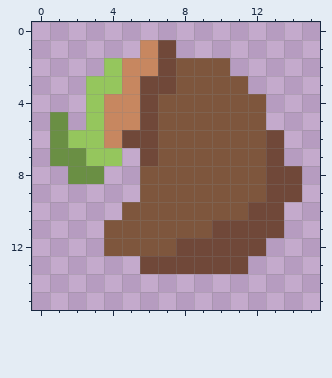
Pixel-art sprite -- Assets/Sprites/Tree/seed.png. Above is the file before it was changed.
The file is 16x16 pixels.
Now the later version:
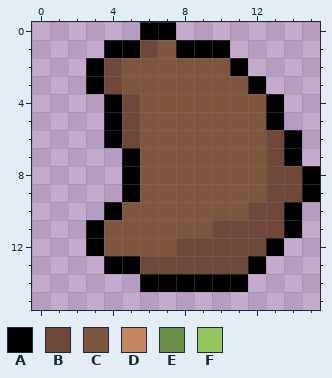
Palette (. is transparent): A #020101  B #704839  C #7e563d  D #c78760  E #6a8f44  F #95c65d
The exact change:
Colour A is added in row 0 at x 6 to 7; in row 1 at x 4 to 5 and 8 to 10; in row 2 at x 3 and 11; in row 3 at x 12; in rows 4 to 5 at x 13; in row 6 at x 14.
Colour A is added in row 7 at x 5 and 14; in rows 8 to 9 at x 5 and 15; in row 10 at x 4 and 14; in row 11 at x 3 and 14; in row 12 at x 3 and 13; in row 13 at x 4 to 5 and 12.
Colour A is added in row 14 at x 6 to 11.
Colour A replaces colour D in rows 4 to 6 at x 4.
Colour A replaces colour F in row 3 at x 3.
Colour B replaces colour D in row 1 at x 6; in rows 4 to 5 at x 5.
Colour B replaces colour F in rows 2 to 3 at x 4.
Colour C replaces colour B in rows 1 to 2 at x 7; in row 3 at x 6 to 7; in rows 4 to 7 at x 6.
Colour C replaces colour D in row 2 at x 5 to 6; in row 3 at x 5.
The author cleared colour E in rows 5 to 6 at x 1; in row 7 at x 1 to 2; in row 8 at x 2 to 3.
The author cleared colour F in rows 4 to 5 at x 3; in row 6 at x 2 to 3; in row 7 at x 3 to 4.
Changed places in both pictures, as pixel boxes (x1, y1, x2, y2):
changed: (50, 22, 320, 292)
